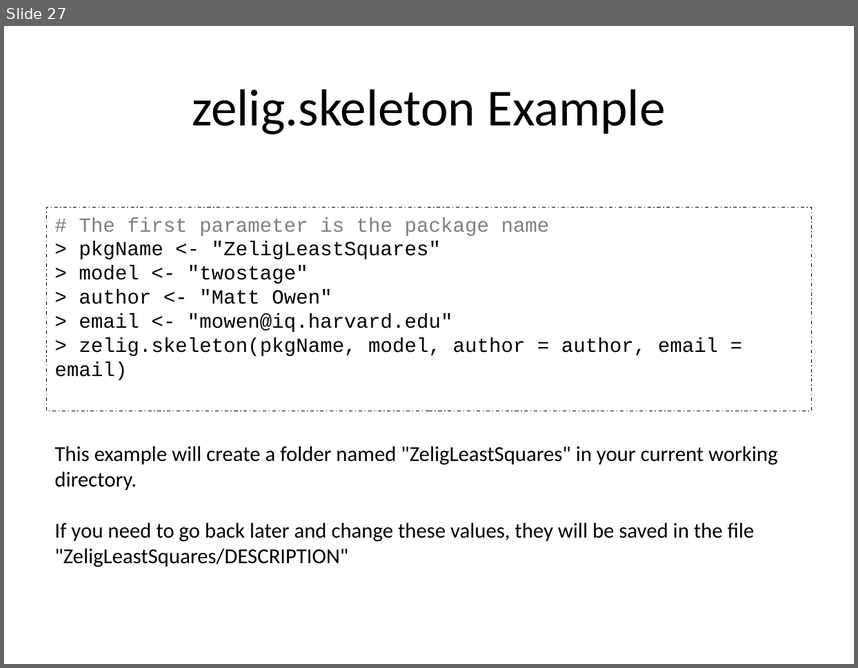
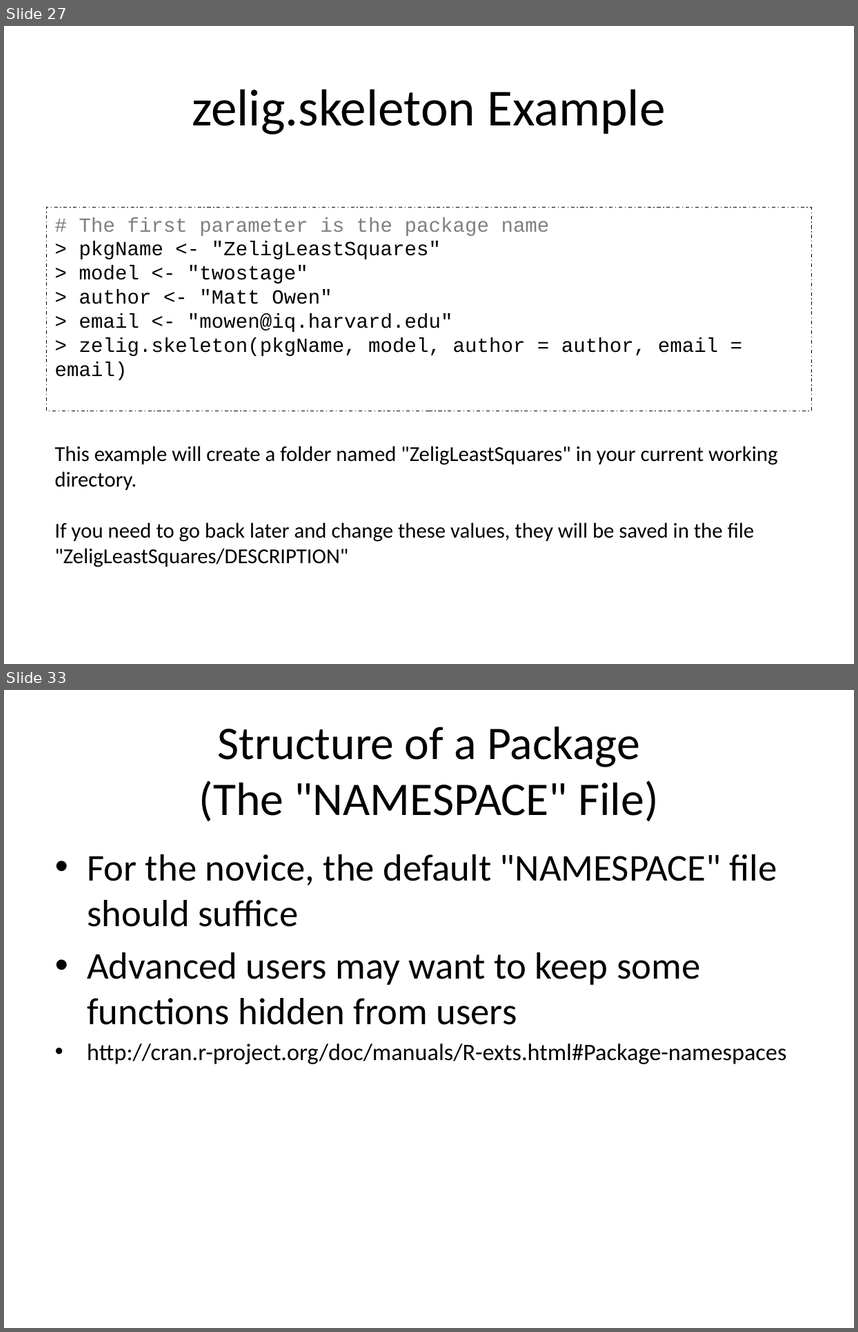
Before and after one commit to IQSS/Zelig4-Documentation, a slide deck: January-Class/Zelig4_zelig2.pptx. Shown one above the other, each under a label of ours: slide 27 before the commit, slides 27 and 33 after it; the slides between them are not shown. The pictures are 858x668 and 858x1332 pixels, drawn with LibreOffice and Linux fonts; fonts in the diff are those of the drawing. Boxes give left, top, right and bottom in pixels: in the first picture for what was removed or moved away, otherwise in the second. Text is boxed around its words. In the diff, an @@ line names an element or a change of style, - is before the commit and + after.

```diff
--- a/January-Class/Zelig4_zelig2.pptx
+++ b/January-Class/Zelig4_zelig2.pptx
@@ slide 33 added at [4,690,854,1328], background #FFFFFF @@
@@ title added at [199,727,658,822], 39.6 pt, text #000000 @@
+Structure of a Package
+(The "NAMESPACE" File)
@@ text added at [87,854,786,1064], 32 pt, text #000000 @@
+• For the novice, the default "NAMESPACE" file should suffice
+• Advanced users may want to keep some functions hidden from users
+• http://cran.r-project.org/doc/manuals/R-exts.html#Package-namespaces
```
Also in this commit, not shown: 7 other slides added.
